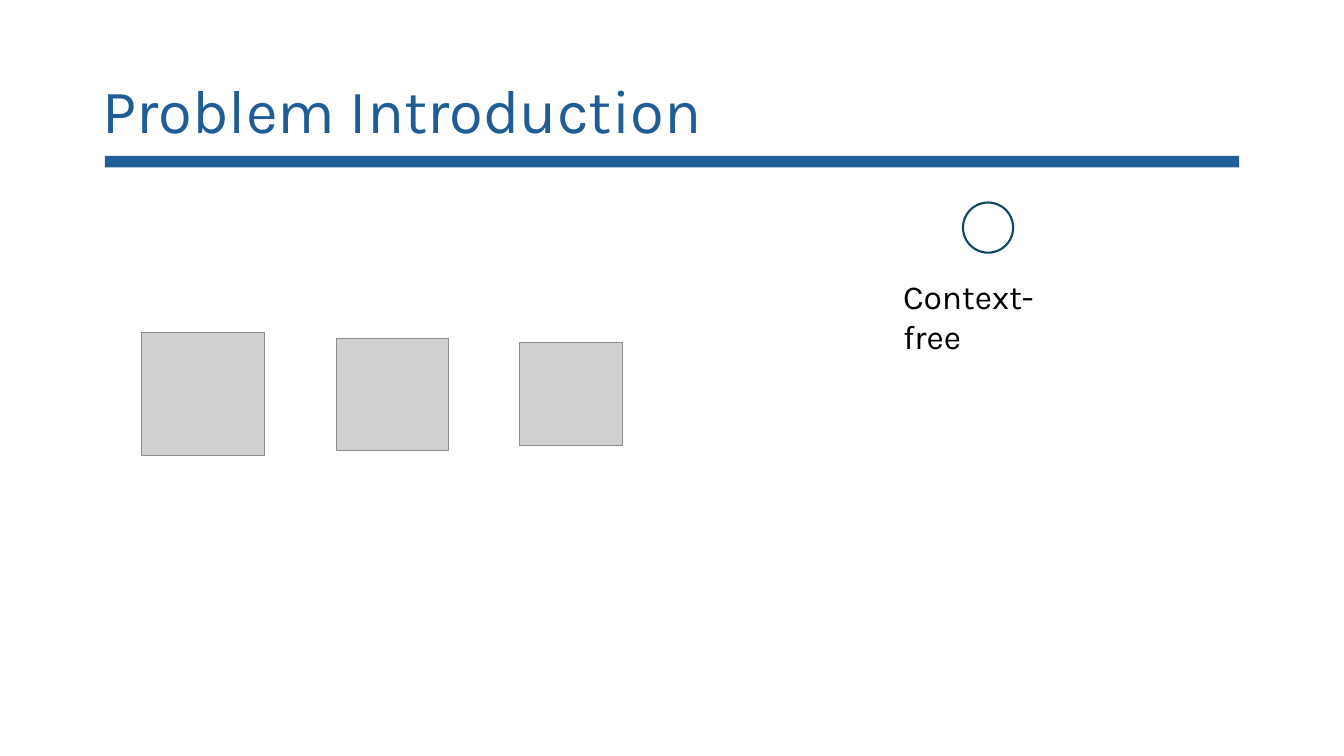
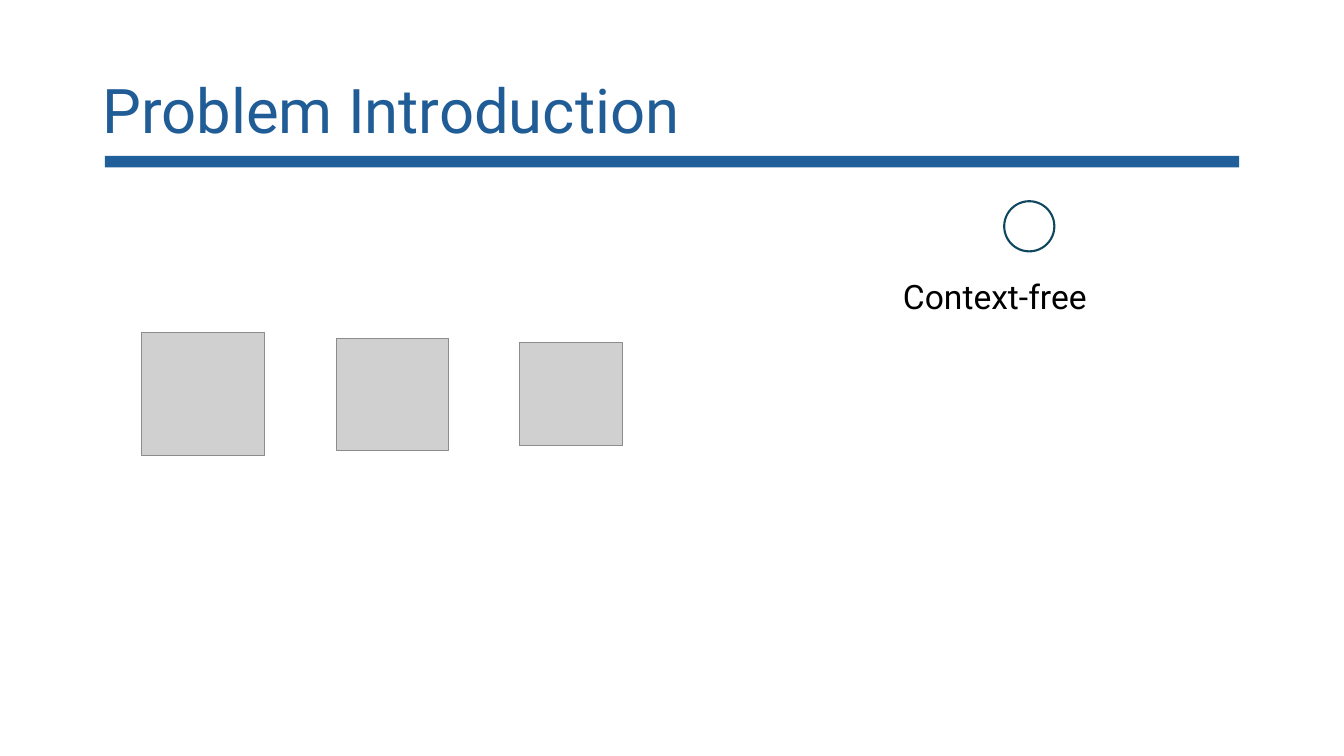
Before and after one commit to lorchrob/goblin_slides, a slide deck: slide 5 of goblin_slides.pptx. Drawn at 1344x756 pixels with LibreOffice and Linux fonts; fonts in the diff are those of the drawing; grey boxes stand for pictures. Boxes give left, top, right and bottom in pixels: in the first picture for what was removed or moved away, otherwise in the second. Text is boxed around its words. In the diff, an @@ line names an element or a change of style, - is before the commit and + after.

Commit message:
PPTX fonts

```diff
--- a/goblin_slides.pptx
+++ b/goblin_slides.pptx
@@ title "Problem Introduction" at (102,86,679,134): font Karla to Roboto @@
@@ ellipse: place and size @@
-ellipse at (963,203,1013,253)
+ellipse at (1004,202,1055,252)
@@ text "Context-free" at (903,283,1087,310): font Karla to Roboto @@
```
Also in this commit, not shown: 39 other slides changed, 1 slide added, 3 slides removed.
